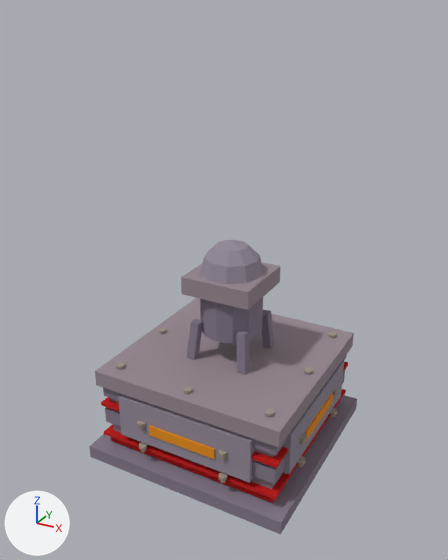
One commit to the glTF model buildings/drill/models/drill_cache_flat.glb: the scene before it, then after it.
Rendered twice from a camera (50 mm lens) standing at (2.93, -5.51, 4.76) and looking at (-0.03, -0.12, 2.07). Lighting does not change. The marker at lower left points along +X, +Y and +Z. The picture after the commit comes second. Where no turn or scale is listed for an object, it has been applied to the vertices. Vertices at exactly the same position are counted once.

Names of what the first picture shows: 'ArmorFront', 'ArmorRight', 'Band', 'BandHi', 'BasePlatform', 'DerrickCap', 'DerrickStub', 'DomeSeal', 'GlowSlit_0', 'HazardStripe', 'LockBand_0', 'LockBand_1', 'Roof' and 17 more.
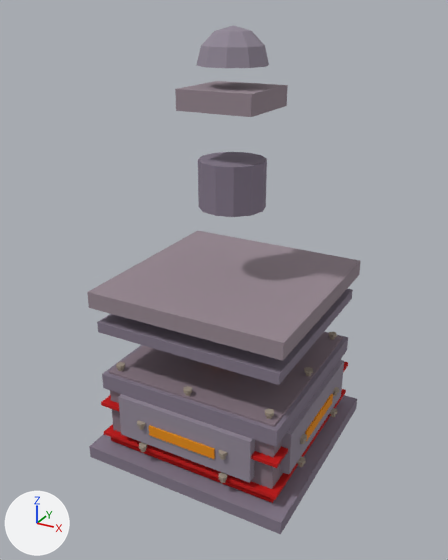
The newer file is also rescaled (x0.5) as a whole; pictures and numbers use the older file's frame.

Edits to the scene script, one JSON object a line:
```json
{"block": "me_box_003", "where": "# used by ob_bandhi; location = (0.0, 0.0, 0.8)"}
{"op": "remove", "block": "me_box_003", "code": "me_box_003.from_pydata(...)  # 8 vertices, 12 faces; spans x -1.05..1.05, y -1.05..1.05, z 0.0..0.12"}
{"op": "add", "block": "me_box_003", "code": "me_box_003.from_pydata(...)  # 8 vertices, 12 faces; spans x -1.05..1.05, y -1.05..1.05, z 0.8..0.92"}
{"block": "me_box_003", "change": "me_box_003 part 1: the whole mesh is moved by (0.0, 0.0, 0.8)"}
{"block": "me_box_009", "where": "# used by ob_derrickcap; location = (0.0, 0.0, 1.93)"}
{"op": "remove", "block": "me_box_009", "code": "me_box_009.from_pydata(...)  # 12 vertices, 20 faces; spans x -0.4..0.4, y -0.4..0.4, z 0.0..0.2"}
{"op": "add", "block": "me_box_009", "code": "me_box_009.from_pydata(...)  # 12 vertices, 20 faces; spans x -0.4..0.4, y -0.4..0.4, z 1.93..2.13"}
{"block": "me_box_009", "change": "me_box_009 part 2: the whole mesh is moved by (0.0, 0.0, 1.93)"}
{"block": "me_cylinder_004", "where": "# used by ob_derrickstub; location = (0.0, 0.0, 1.43)"}
{"op": "remove", "block": "me_cylinder_004", "code": "me_cylinder_004.from_pydata(...)  # 24 vertices, 44 faces; spans x -0.35..0.35, y -0.35..0.35, z 0.0..0.5"}
{"op": "add", "block": "me_cylinder_004", "code": "me_cylinder_004.from_pydata(...)  # 24 vertices, 44 faces; spans x -0.35..0.35, y -0.35..0.35, z 1.43..1.93"}
{"block": "me_cylinder_004", "change": "me_cylinder_004 part 3: the whole mesh is moved by (0.0, 0.0, 1.43)"}
{"block": "me_hemisphere", "where": "# used by ob_domeseal; location = (0.0, 0.0, 2.13)"}
{"op": "remove", "block": "me_hemisphere", "code": "me_hemisphere.from_pydata(...)  # 31 vertices, 58 faces; spans x -0.35..0.35, y -0.333..0.333, z 0.0..0.35"}
{"op": "add", "block": "me_hemisphere", "code": "me_hemisphere.from_pydata(...)  # 31 vertices, 58 faces; spans x -0.35..0.35, y -0.333..0.333, z 2.13..2.48"}
{"block": "me_hemisphere", "change": "me_hemisphere part 4: the whole mesh is moved by (0.0, 0.0, 2.13)"}
{"block": "me_box_004", "where": "# used by ob_roof; location = (0.0, 0.0, 0.95)"}
{"op": "remove", "block": "me_box_004", "code": "me_box_004.from_pydata(...)  # 8 vertices, 12 faces; spans x -1.1..1.1, y -1.1..1.1, z 0.0..0.18"}
{"op": "add", "block": "me_box_004", "code": "me_box_004.from_pydata(...)  # 8 vertices, 12 faces; spans x -1.1..1.1, y -1.1..1.1, z 0.95..1.13"}
{"block": "me_box_004", "change": "me_box_004 part 5: the whole mesh is moved by (0.0, 0.0, 0.95)"}
```

Changed parts and their boxes [x1, y1, x2, y2] in the pictures (448 x 560 px):
```json
{"object": "Roof", "change": "moved", "before": [95, 298, 354, 447], "after": [87, 231, 361, 361]}
{"object": "DerrickStub", "change": "moved", "before": [200, 297, 263, 343], "after": [198, 152, 267, 217]}
{"object": "BandHi", "change": "moved", "before": [103, 354, 347, 455], "after": [97, 289, 353, 385]}
{"object": "DerrickCap", "change": "moved", "before": [181, 262, 280, 310], "after": [175, 81, 288, 117]}
{"object": "DomeSeal", "change": "moved", "before": [200, 240, 263, 284], "after": [196, 25, 269, 68]}
{"object": "Body", "change": "unchanged, uncovered by the edit", "before": [111, 398, 283, 498], "after": [108, 332, 343, 489]}
{"object": "Band", "change": "unchanged, uncovered by the edit", "before": [105, 371, 345, 484], "after": [102, 332, 348, 447]}
```
